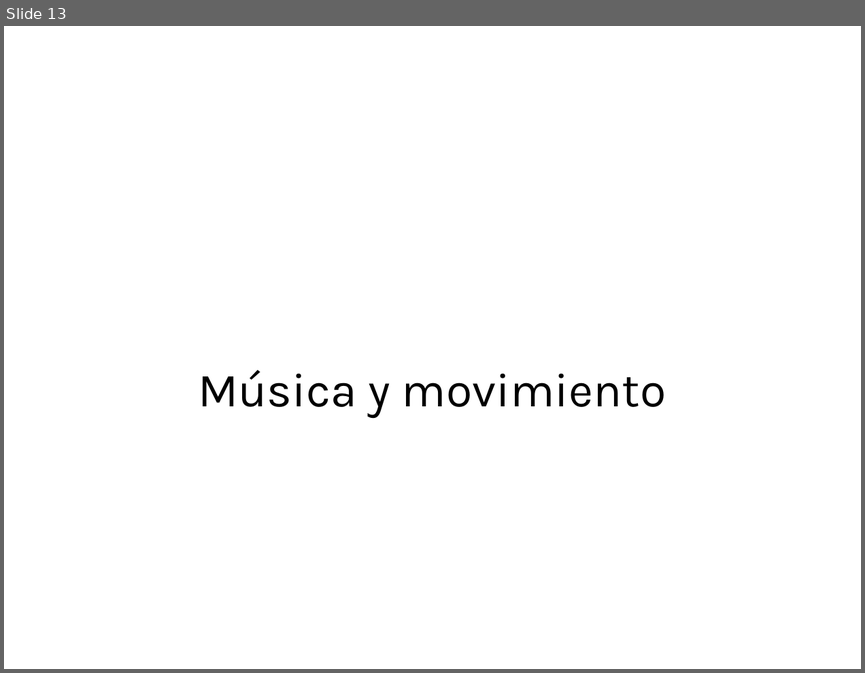
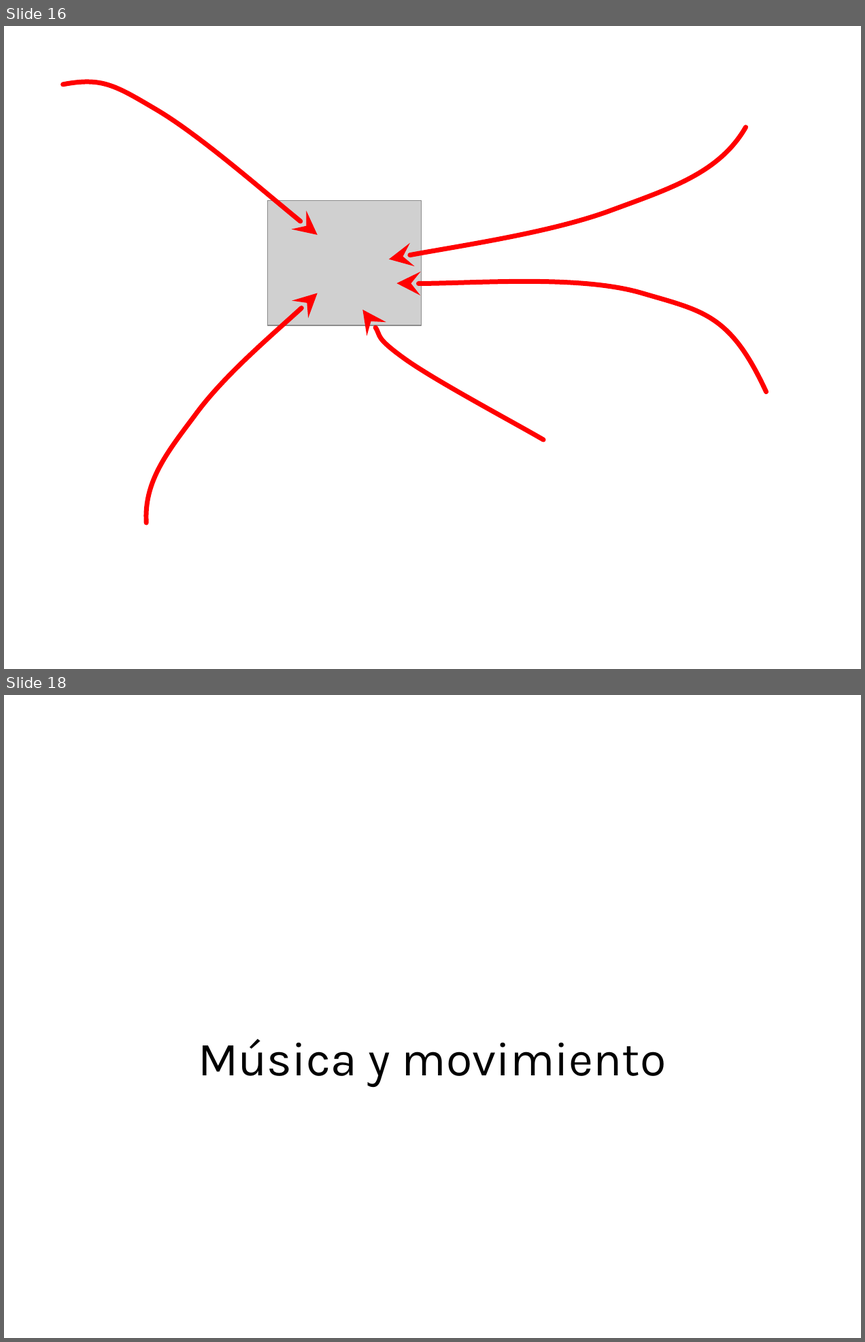
Before and after one commit to adapar-presentations/coloquio-3, a slide deck: powerpoint/tres-lemas.pptx. Shown one above the other, each under a label of ours: slide 13 before the commit, slides 16 and 18 after it; the slides between them are not shown. The pictures are 865x673 and 865x1342 pixels, drawn with LibreOffice and Linux fonts; fonts in the diff are those of the drawing; grey boxes stand for pictures. Boxes give left, top, right and bottom in pixels: in the first picture for what was removed or moved away, otherwise in the second. Text is boxed around its words. In the diff, an @@ line names an element or a change of style, - is before the commit and + after.

```diff
--- a/powerpoint/tres-lemas.pptx
+++ b/powerpoint/tres-lemas.pptx
@@ slide 16 added at (x1=4, y1=26, x2=861, y2=669), background #FFFFFF @@
@@ freeform shape added at (x1=63, y1=26, x2=317, y2=307), outline #FF0000 4 pt @@
@@ freeform shape added at (x1=389, y1=127, x2=745, y2=259), outline #FF0000 4 pt @@
@@ picture added at (x1=267, y1=200, x2=422, y2=325) @@
@@ freeform shape added at (x1=362, y1=269, x2=543, y2=480), outline #FF0000 4 pt @@
@@ freeform shape added at (x1=389, y1=259, x2=777, y2=391), outline #FF0000 4 pt @@
@@ freeform shape added at (x1=90, y1=293, x2=373, y2=523), outline #FF0000 4 pt @@
@@ what was slide 13 is now slide 18 @@
```
Also in this commit, not shown: 1 slide changed, 7 other slides added, 3 slides removed, 3 other files.
